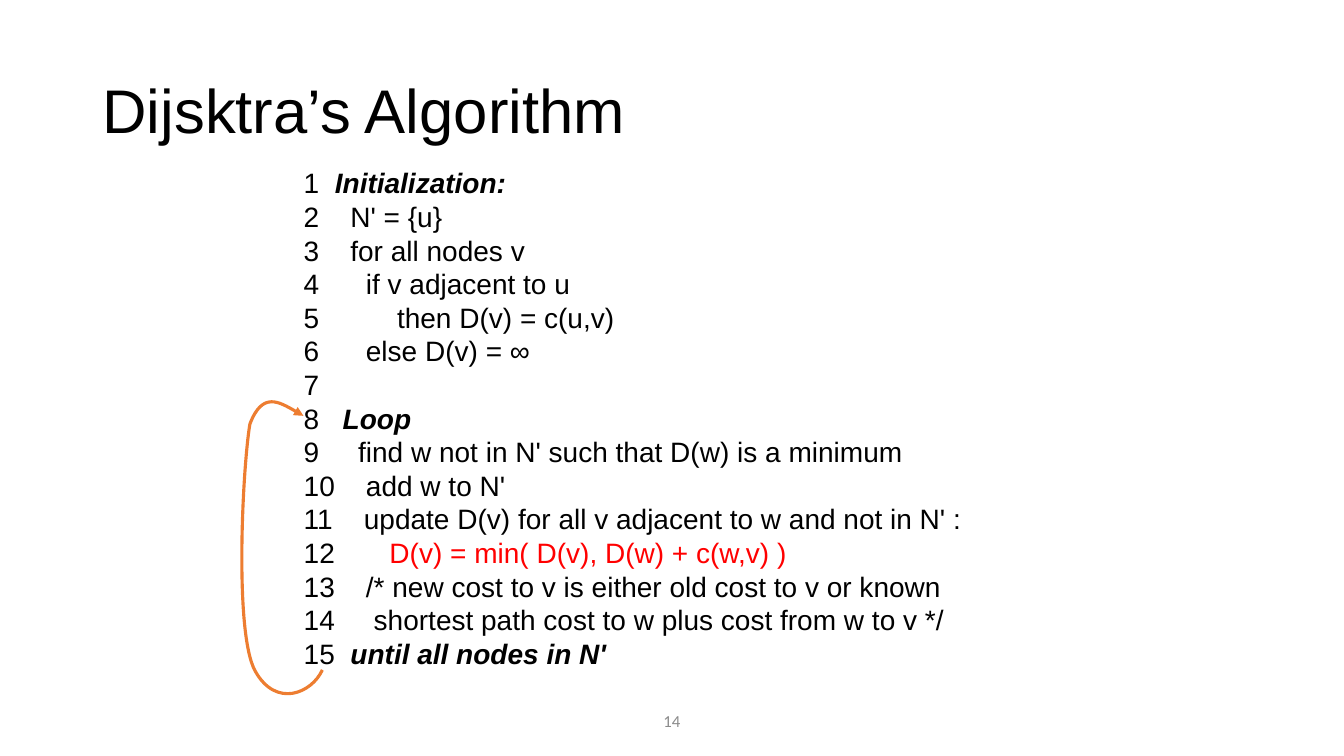
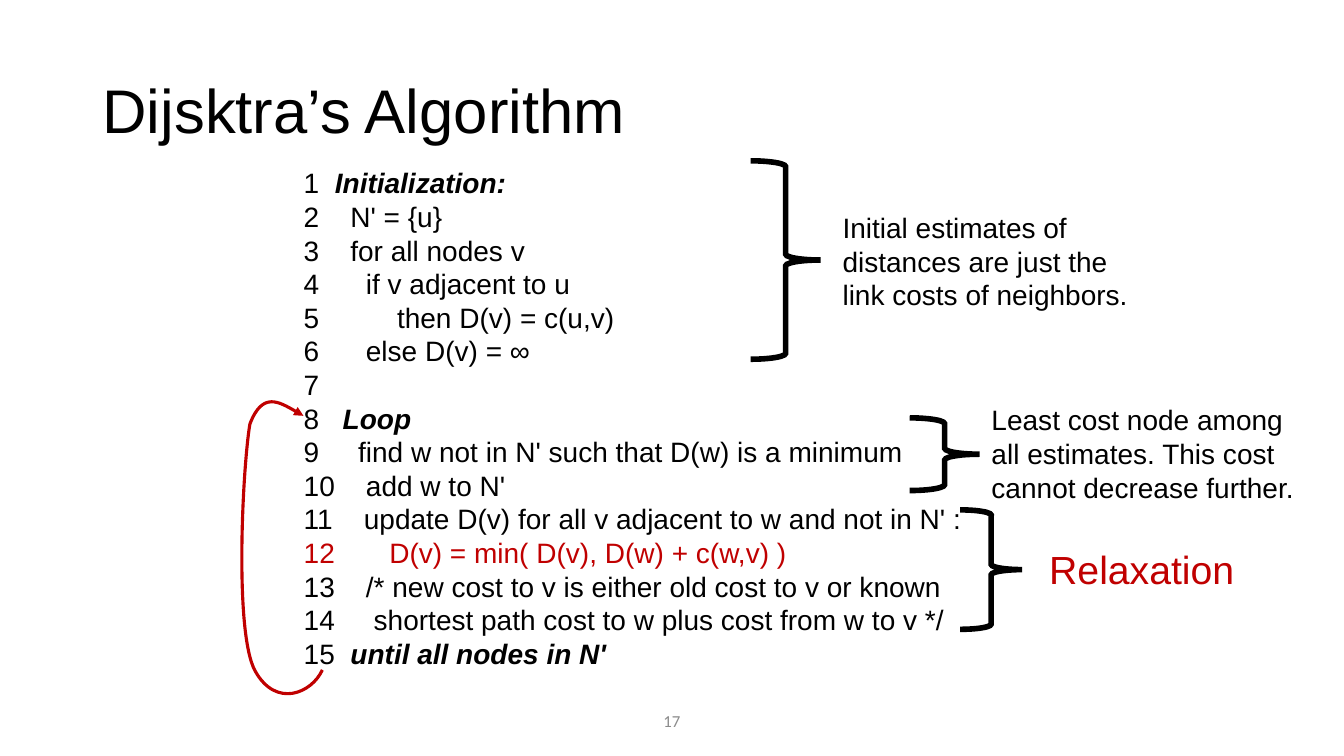
Before and after one commit to ngsrinivas/coursegen, a slide deck: slide 17 of ex/352-S21/staging/352-S21/lectures/network-intradomain-routing.pptx (slide 14 before the commit). Drawn at 1344x756 pixels with LibreOffice and Linux fonts; fonts in the diff are those of the drawing. Boxes give left, top, right and bottom in pixels: in the first picture for what was removed or moved away, otherwise in the second. Text is boxed around its words. In the diff, an @@ line names an element or a change of style, - is before the commit and + after.

```diff
--- a/ex/352-S21/staging/352-S21/lectures/network-intradomain-routing.pptx
+++ b/ex/352-S21/staging/352-S21/lectures/network-intradomain-routing.pptx
@@ right brace added at [751,161,821,360], outline #000000 4 pt @@
@@ text added at [843,217,1128,310], 20 pt, text #000000 @@
+Initial estimates of distances are just the link costs of neighbors.
@@ freeform shape at [234,391,323,710]: outline #ED7D31 2.25 pt to #C00000 2.25 pt @@
@@ right brace added at [910,418,980,491], outline #000000 4 pt @@
@@ text added at [991,409,1293,499], 20 pt, text #000000 @@
+Least cost node among all estimates. This cost cannot decrease further.
@@ right brace added at [961,510,1023,630], outline #000000 4 pt @@
@@ text at [304,542,769,568]: text colour #000000 to #C00000 in "12"; text colour #FF0000 to #C00000 in "D(v) = min( D(v), D(w) + c(w,v) ..." @@
@@ text added at [1049,555,1234,585], 28 pt, text #C00000 @@
+Relaxation
@@ page number at [663,716,680,727]: text changed @@
-14
+17
```
Also in this commit, not shown: 9 other slides changed, 19 slides added, 20 slides removed, 2 other files.
